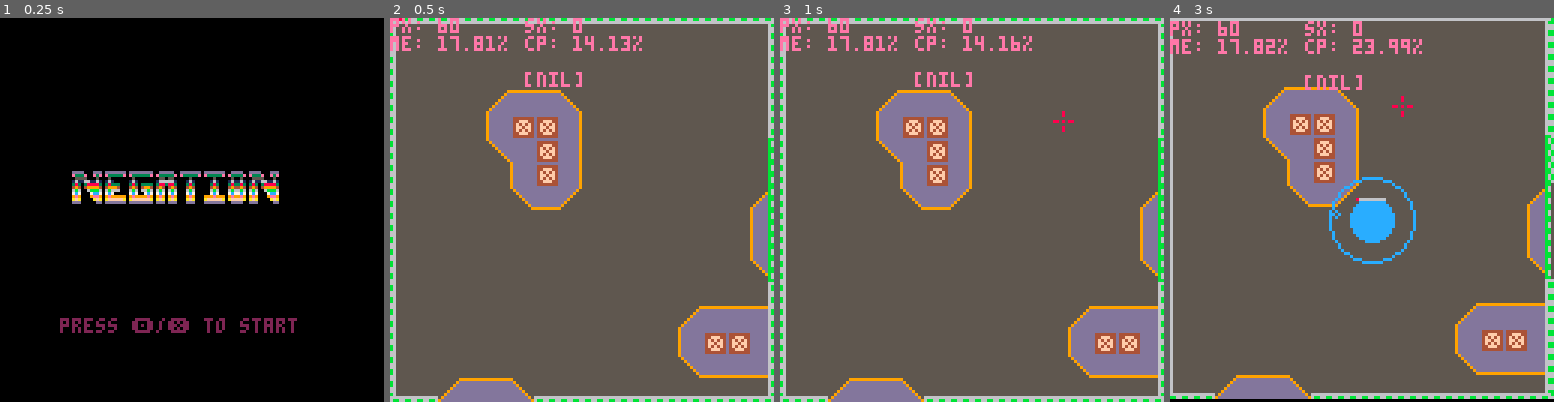
Above: before the commit, frames 1-4 (left to right).
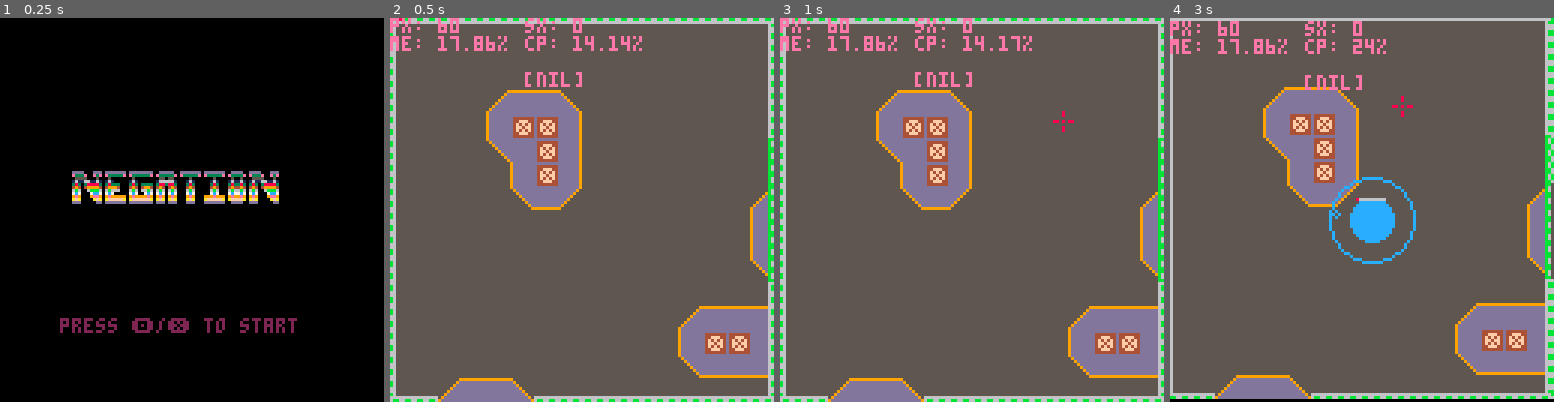
Above: after the commit, the same moments.

Repository: kbrewington/Negation
Game: PICO-8 cartridge negation.p8
Two runs of this game, one before a commit and one after it. Both use one fixed random seed, a clock stepped at 60 frames per second and the inputs below.
Inputs (mouse positions are in pixels of both pictures, inside the frame that each line leads up to):
- Up to frame 1 (0.25 s): no input
- Up to frame 2 (0.5 s): tap X (X key) at 0.33 s
- Up to frame 3 (1 s): click (1060, 121) at 0.67 s; tap O (Z key) at 0.7 s
- Up to frame 4 (3 s): tap X (X key) at 1.07, 1.85, 2.97 s; click (1216, 267) at 1.22 s; hold Right 1.6-2.1 s; tap O (Z key) every 0.4 s from 1.7 to 2.9 s; click (1277, 114) at 1.77 s; hold Up 2.15-2.42 s; click (1342, 259) at 2.32 s; hold Right from 2.47 s (still down); click (1404, 106) at 2.87 s

Frame 1 is identical in both runs. In frame 2, less than 0.1% of the frame differs, in the area x 25-62%, y 4-9%; in frame 3, 0.1%; in frame 4, 0.3%, in the area x 25-66%, y 5-10%.

Commit message:
did more leaderboard work

Diff:
--- a/negation.p8
+++ b/negation.p8
@@ -27,7 +27,7 @@
 --player.last_right = nil
 --player.last_click = nil
 --player.last_middle_click = nil
-player_killed = 0
+player_killed = 20
 player_shield = 0
 
 level = {}
@@ -58,7 +58,8 @@
           rightclick = 0,
           firerate = 0,
           invalid = 0,
-          bossstart = 0}
+          bossstart = 0,
+          countup = 0}
 
 -- controls
 c = {}
@@ -371,17 +372,17 @@
 
 function show_leaderboard()
   rectfill(0,0,128,128,0)
-  dset(63, player_killed)
-  for i=53,63 do
-    if dget(i) < dget(i+1) then
-      tmp = dget(i)
-      dset(i, dget(i+1))
-      dset(i+1, tmp)
-    end
-  end
-  for i=53,62 do
-    co = (player_killed == dget(i)) and 10 or 7
-    print(i-52 .. " :  "..dget(i), 25, 20+(i%53*8), co)
+  print("you died",20, 20, 8)
+  if sort then
+    if (timers["countup"] == 0) then
+       timers["countup"] = .1
+       if(k<player_killed) k+=1
+       if(k==player_killed) sort=false; timers["countup"] = .5
+    end
+    print("KILLED: "..k, 30, 50, 8)
+  else
+    print("KILLED: "..player_killed, 30, 50, 8)
+    if (timers["countup"] ~= 0) camera(cos((time()*1000)/3), cos((time()*1000)/2))
   end
   in_leaderboard = true
   print("press \x8e/\x97 to start", 20, 100, flr(time()*5)%15+1)
@@ -1048,6 +1049,10 @@
 ---------------------------------- constructor ---------------------------------
 --------------------------------------------------------------------------------
 function _init()
+  -- for i=53,63 do
+  --   dset(i, 0)
+  -- end
+  k=0
   poke(0x5f2d, 1)
 
   title.init = time()
@@ -1076,7 +1081,7 @@
     if (btnp(c.x_button) or btnp(c.z_button)) titlescreen = true; --music(0)
     return
   end
-  if (in_leaderboard and (btnp(c.x_button) or btnp(c.z_button))) in_leaderboard = false; run()
+  if (in_leaderboard and (btnp(c.x_button) or btnp(c.z_button))) in_leaderboard = false; sort = true; run()
 
   if in_skilltree then
     skills_selected[currently_selected] = false
@@ -1559,6 +1564,7 @@
   if player_health <= 0 then
     sfx(9,1)
     in_leaderboard = true
+    sort = true
     -- run()
   end
 
